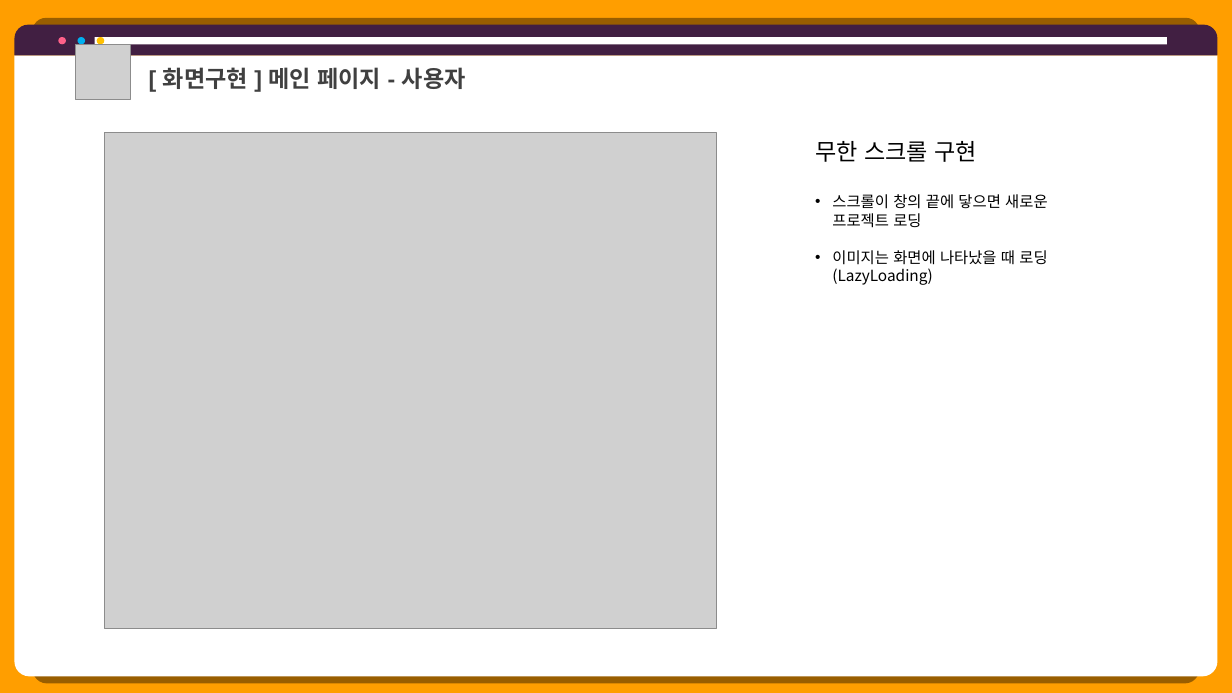
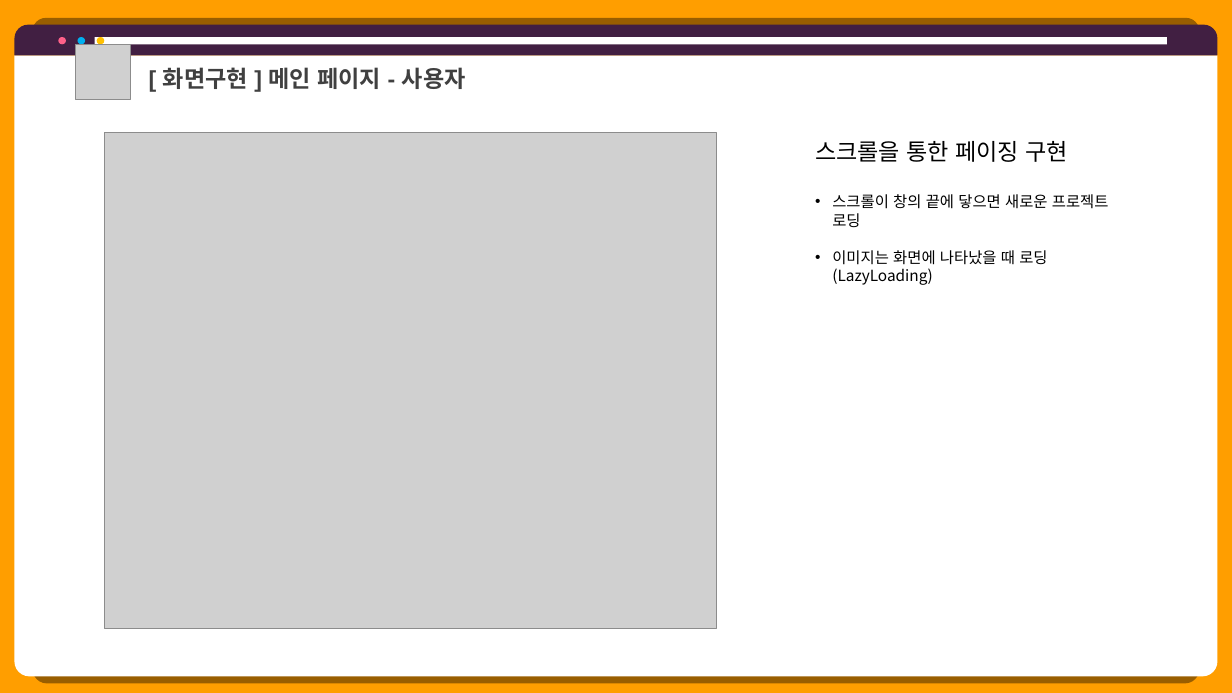
Before and after one commit to hhsw07/ezen-academy-projects, a slide deck: slide 4 of 0 발표용 파워포인트/project06 - 파워포인트 종합 - 형준.pptx. Drawn at 1232x693 pixels with LibreOffice and Linux fonts; fonts in the diff are those of the drawing; grey boxes stand for pictures. Boxes give left, top, right and bottom in pixels: in the first picture for what was removed or moved away, otherwise in the second. Text is boxed around its words. In the diff, an @@ line names an element or a change of style, - is before the commit and + after.

```diff
--- a/0 발표용 파워포인트/project06 - 파워포인트 종합 - 형준.pptx
+++ b/0 발표용 파워포인트/project06 - 파워포인트 종합 - 형준.pptx
@@ text at <box>815,141,1069,162</box>: text changed @@
-무한 스크롤 구현
+스크롤을 통한 페이징 구현
```
Also in this commit, not shown: 1 other slide changed, 1 slide added, 2 other files.
